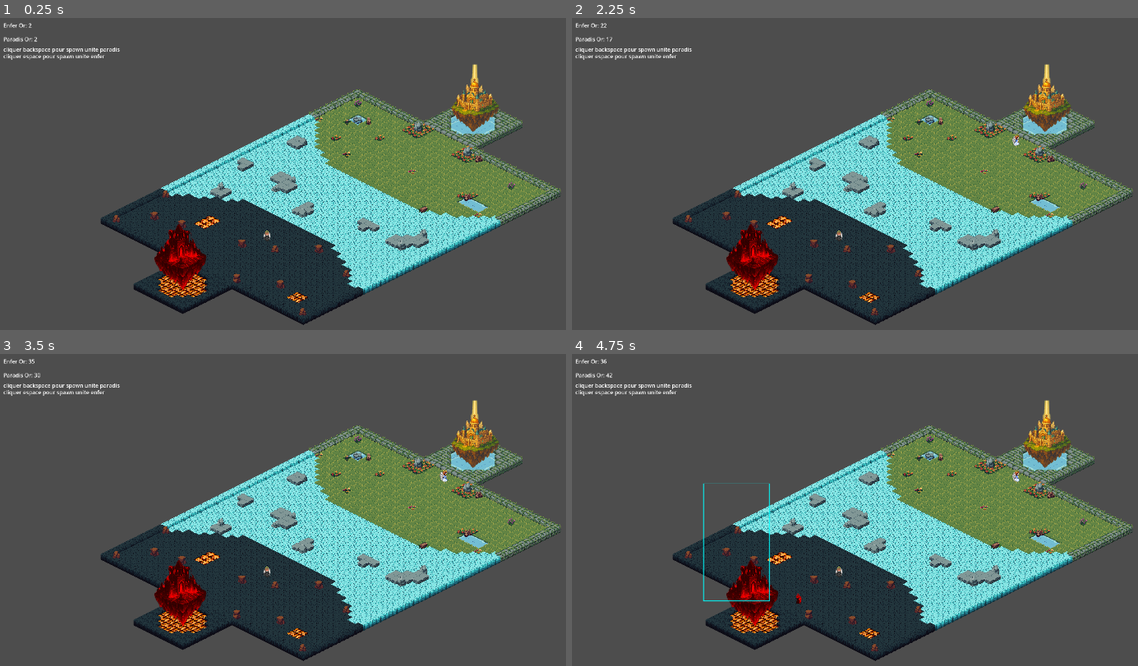
Above: before the commit, frames 1-4 (two rows, left to right).
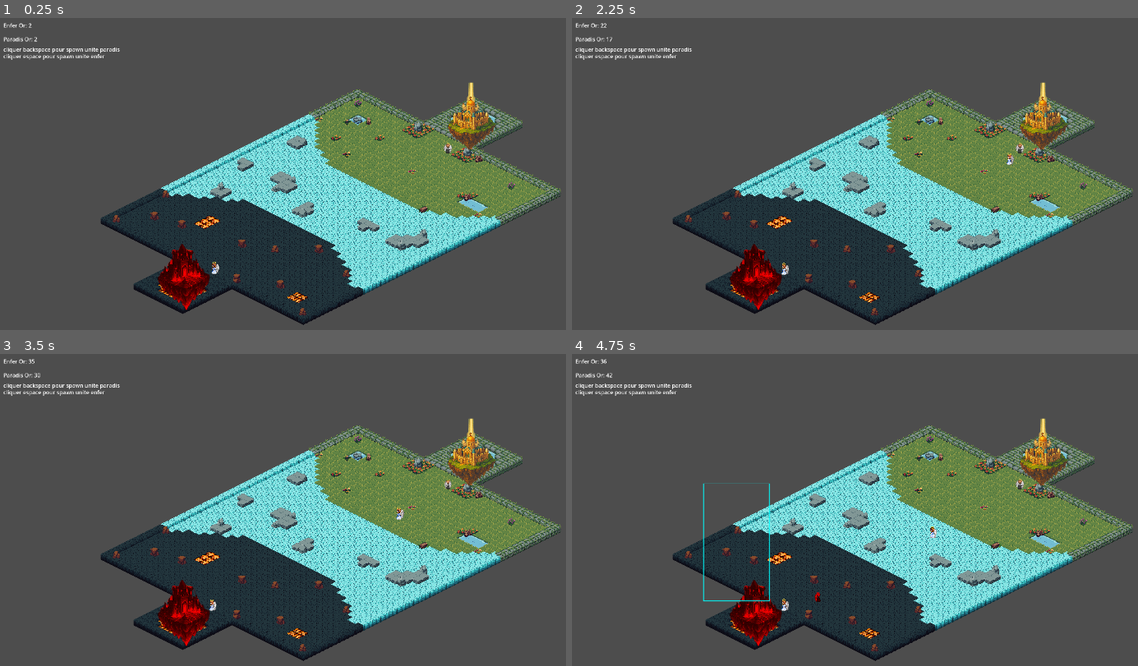
Above: after the commit, the same moments.

Repository: CorbeauBaptiste/Skyrage
Game: Godot game, scene res://world.tscn
The game is run twice, just before and just after one commit, with the same random seed, the same clock (stepped at 60 frames per second) and the same inputs.
Inputs (mouse positions are in pixels of both pictures, inside the frame that each line leads up to):
- Up to frame 1 (0.25 s): no input
- Up to frame 2 (2.25 s): tap Enter at 0.5 s; move the mouse to (1047, 183) at 0.52 s; right-click (1047, 183) at 0.6 s; click (1047, 183) at 0.67 s; tap Space at 0.77 s; drag from (770, 220) to (1041, 86) at 1.27 s; move the mouse to (968, 120) at 2.02 s; tap Backspace at 2.1 s; click (968, 120) at 2.17 s
- Up to frame 3 (3.5 s): right-click (396, 456) at 2.3 s; drag from (294, 612) to (447, 475) at 2.77 s
- Up to frame 4 (4.75 s): move the mouse to (1098, 594) at 3.52 s; right-click (1098, 594) at 3.6 s; click (1098, 594) at 3.67 s; tap Space at 3.77 s; drag from (702, 481) to (770, 600) at 4.27 s

The runs differ from the first frame. In frame 1, 2.8% of the frame differs, in the area x 27-89%, y 14-94%; in frame 2, 2.8%; in frame 3, 2.8%; in frame 4, 2.9%.

Commit message:
attaque base
attaque sur les bases

Diff:
--- a/base/scritps/Base.gd
+++ b/base/scritps/Base.gd
@@ -96,3 +96,15 @@
 
 func get_side() -> bool:
 	return team == "enfer"
+
+func get_health():
+	return current_health
+
+func set_health(value):
+	current_health = value
+
+	if current_health <= 0:
+		if team == "enfer":
+			get_tree().change_scene_to_file("res://heaven_wins.tscn")
+		if team == "paradis":
+			get_tree().change_scene_to_file("res://hell_wins.tscn")
--- a/heaven_wins.tscn
+++ b/heaven_wins.tscn
@@ -1,8 +1,4 @@
-[gd_scene load_steps=8 format=3 uid="uid://cyk5cu86jnda"]
-
-[ext_resource type="Texture2D" uid="uid://cmlkbpqhiyy2" path="res://assets/heaven/paradis.png" id="1_pw4if"]
-[ext_resource type="Texture2D" uid="uid://dm6g8pwbhqq5e" path="res://assets/hell/coupe.png" id="2_o5360"]
-[ext_resource type="Texture2D" uid="uid://dhkfduhi5scna" path="res://assets/heaven/bouton.png" id="3_uly41"]
+[gd_scene load_steps=5 format=3 uid="uid://cyk5cu86jnda"]
 
 [sub_resource type="LabelSettings" id="LabelSettings_pw4if"]
 font_size = 300
@@ -10,13 +6,10 @@
 shadow_size = 38
 
 [sub_resource type="StyleBoxTexture" id="StyleBoxTexture_o5360"]
-texture = ExtResource("3_uly41")
 
 [sub_resource type="StyleBoxTexture" id="StyleBoxTexture_uly41"]
-texture = ExtResource("3_uly41")
 
 [sub_resource type="StyleBoxTexture" id="StyleBoxTexture_rl33w"]
-texture = ExtResource("3_uly41")
 
 [node name="Control" type="Control"]
 layout_mode = 3
@@ -39,7 +32,6 @@
 offset_bottom = 248.0
 grow_horizontal = 2
 grow_vertical = 2
-texture = ExtResource("1_pw4if")
 metadata/_edit_use_anchors_ = true
 
 [node name="Label" type="Label" parent="."]
@@ -62,7 +54,6 @@
 [node name="Coupe2" type="Sprite2D" parent="."]
 position = Vector2(-1074, -1092)
 scale = Vector2(2.58946, 2.8115)
-texture = ExtResource("2_o5360")
 centered = false
 offset = Vector2(768.772, 466.221)
 
--- a/hell_wins.tscn
+++ b/hell_wins.tscn
@@ -1,8 +1,4 @@
-[gd_scene load_steps=8 format=3 uid="uid://nsloahqnlbgc"]
-
-[ext_resource type="Texture2D" uid="uid://cmlkbpqhiyy2" path="res://assets/heaven/paradis.png" id="1_a13er"]
-[ext_resource type="Texture2D" uid="uid://dm6g8pwbhqq5e" path="res://assets/hell/coupe.png" id="2_plg05"]
-[ext_resource type="Texture2D" uid="uid://dhkfduhi5scna" path="res://assets/heaven/bouton.png" id="3_07ld0"]
+[gd_scene load_steps=5 format=3 uid="uid://nsloahqnlbgc"]
 
 [sub_resource type="LabelSettings" id="LabelSettings_pw4if"]
 font_size = 300
@@ -10,13 +6,10 @@
 shadow_size = 38
 
 [sub_resource type="StyleBoxTexture" id="StyleBoxTexture_o5360"]
-texture = ExtResource("3_07ld0")
 
 [sub_resource type="StyleBoxTexture" id="StyleBoxTexture_uly41"]
-texture = ExtResource("3_07ld0")
 
 [sub_resource type="StyleBoxTexture" id="StyleBoxTexture_rl33w"]
-texture = ExtResource("3_07ld0")
 
 [node name="Control" type="Control"]
 layout_mode = 3
@@ -39,7 +32,6 @@
 offset_bottom = 248.0
 grow_horizontal = 2
 grow_vertical = 2
-texture = ExtResource("1_a13er")
 metadata/_edit_use_anchors_ = true
 
 [node name="Label" type="Label" parent="."]
@@ -56,13 +48,12 @@
 grow_horizontal = 2
 grow_vertical = 2
 theme_override_font_sizes/font_size = 100
-text = "Heaven wins"
+text = "Hell wins"
 label_settings = SubResource("LabelSettings_pw4if")
 
 [node name="Coupe2" type="Sprite2D" parent="."]
 position = Vector2(-1074, -1092)
 scale = Vector2(2.58946, 2.8115)
-texture = ExtResource("2_plg05")
 centered = false
 offset = Vector2(768.772, 466.221)
 
--- a/projectile.gd
+++ b/projectile.gd
@@ -33,15 +33,12 @@
 
 func _on_body_entered(body: Node2D) -> void:
 	print("Projectile touché : ", body.get_class(), " (nom: ", body.name if body else "null", ")")
-	if body is Unit:
-		if body.has_method("get_side"):
-			if targets_enfer and body.get_side() == true:
-				body.set_health(body.get_health() - damage)
-				queue_free()
-				print("Dmg infligé à unité")
-			elif not targets_enfer and not body.get_side():
-				body.set_health(body.get_health() - damage)
-				queue_free()
-				print("Dmg infligé à unité")
-	else:
-		print("Projectile ignore non-Unit : ", body.get_class())
+	if body.has_method("get_side"):
+		if targets_enfer and body.get_side() == true:
+			body.set_health(body.get_health() - damage)
+			queue_free()
+			print("Dmg infligé à unité")
+		elif not targets_enfer and not body.get_side():
+			body.set_health(body.get_health() - damage)
+			queue_free()
+			print("Dmg infligé à unité")
--- a/unit/unit.gd
+++ b/unit/unit.gd
@@ -75,7 +75,7 @@
 		if ennemies.size() > 0:
 			var valid_enemies = []
 			for ennemy in ennemies:
-				if ennemy is Unit and ennemy.has_method("get_side") and ennemy.get_side() != self.get_side() and ennemy != self:
+				if ennemy.has_method("get_side") and ennemy.get_side() != self.get_side() and ennemy != self:
 					valid_enemies.append(ennemy)
 			if valid_enemies.size() > 0:
 				if $Timer.is_stopped():
--- a/world.tscn
+++ b/world.tscn
@@ -1,13 +1,14 @@
-[gd_scene load_steps=21 format=4 uid="uid://ce10vc07drsvy"]
+[gd_scene load_steps=22 format=4 uid="uid://ce10vc07drsvy"]
 
 [ext_resource type="Script" uid="uid://c2mnuwq4bhrjw" path="res://world/world.gd" id="1_aqk2v"]
 [ext_resource type="PackedScene" uid="uid://bl7go3g78ckpo" path="res://unit/unit_enfer/ange_dechu/ange_dechu.tscn" id="3_tlwt5"]
 [ext_resource type="Texture2D" uid="uid://dn72l6havsj05" path="res://base/assets/map_sprite/spritesheet.png" id="4_pkg7o"]
-[ext_resource type="Texture2D" uid="uid://m4vl5vbu0vwm" path="res://base/BaseEnfer.png" id="5_dwbse"]
-[ext_resource type="Script" uid="uid://bdnrhxa45axyp" path="res://base/scritps/BaseEnfer.gd" id="5_gbfbk"]
+[ext_resource type="Texture2D" uid="uid://besogdf318kqd" path="res://base/BaseEnfer.png" id="5_dwbse"]
+[ext_resource type="Script" uid="uid://b2id4pbl8tsi" path="res://base/scritps/BaseEnfer.gd" id="5_gbfbk"]
 [ext_resource type="Texture2D" uid="uid://kpqj2xxml7ge" path="res://base/assets/map_sprite/iso_tile_export.png" id="6_ioo17"]
-[ext_resource type="Texture2D" uid="uid://d3nxnu1ywayrc" path="res://base/BaseParadis.png" id="6_pkg7o"]
-[ext_resource type="Script" uid="uid://bhpxx8e3ub6vm" path="res://base/scritps/BaseParadis.gd" id="7_ioo17"]
+[ext_resource type="Texture2D" uid="uid://cuwhik4txhmxc" path="res://base/BaseParadis.png" id="6_pkg7o"]
+[ext_resource type="Script" uid="uid://c6t7qk7qvj1y2" path="res://base/scritps/BaseParadis.gd" id="7_ioo17"]
+[ext_resource type="PackedScene" uid="uid://87hem040vnrn" path="res://unit/unit_paradis/ange/ange.tscn" id="8_gbfbk"]
 
 [sub_resource type="TileSetAtlasSource" id="TileSetAtlasSource_fj7yv"]
 texture = ExtResource("6_ioo17")
@@ -1905,8 +1906,8 @@
 sources/1 = SubResource("TileSetAtlasSource_dwbse")
 
 [sub_resource type="CapsuleShape2D" id="CapsuleShape2D_gbfbk"]
-radius = 128.0
-height = 256.0
+radius = 73.0
+height = 190.0
 
 [sub_resource type="CircleShape2D" id="CircleShape2D_dwbse"]
 radius = 258.008
@@ -1935,53 +1936,68 @@
 tile_map_data = PackedByteArray("AAAlAPP/AAADAAQAAAAYAO7/AAAIAAQAAAAWAPD/AAAJAAMAAAAUAOz/AAAAAAQAAAAcAPb/AAACAAQAAAAeAO …(1280 unchanged characters)…
 tile_set = SubResource("TileSet_036b0")
 
-[node name="AngeDechu" parent="." instance=ExtResource("3_tlwt5")]
-position = Vector2(780, 636)
-
 [node name="BaseEnfer" type="StaticBody2D" parent="."]
+position = Vector2(536, 770)
+collision_layer = 2
+collision_mask = 3
 script = ExtResource("5_gbfbk")
+max_health = 2
 
 [node name="Sprite2D" type="Sprite2D" parent="BaseEnfer"]
-position = Vector2(527, 699)
+position = Vector2(1, -13)
 scale = Vector2(-0.32, 0.32)
 texture = ExtResource("5_dwbse")
 
 [node name="CollisionShape2D" type="CollisionShape2D" parent="BaseEnfer"]
-position = Vector2(527, 691)
+position = Vector2(1, -21)
 shape = SubResource("CapsuleShape2D_gbfbk")
 debug_color = Color(0.881805, 0.27956, 0.488752, 0.419608)
 
 [node name="DetectionArea" type="Area2D" parent="BaseEnfer"]
+position = Vector2(-3, -15)
+collision_layer = 2
+collision_mask = 3
 
 [node name="CollisionShape2D" type="CollisionShape2D" parent="BaseEnfer/DetectionArea"]
-position = Vector2(575, 722)
+position = Vector2(9, 10)
 shape = SubResource("CircleShape2D_dwbse")
 debug_color = Color(0.742686, 0.444487, 0.396684, 0.419608)
 
 [node name="SpawnPointEnfer" type="Marker2D" parent="BaseEnfer"]
-position = Vector2(625, 708)
+position = Vector2(99, -4)
 
 [node name="BaseParadis" type="StaticBody2D" parent="."]
-position = Vector2(20, 128)
+position = Vector2(1381, 299)
+collision_layer = 2
+collision_mask = 3
 script = ExtResource("7_ioo17")
+max_health = 2
 
 [node name="Sprite2D" type="Sprite2D" parent="BaseParadis"]
-position = Vector2(1369, 106)
+position = Vector2(-2.99988, -11.6)
 scale = Vector2(-0.2, 0.2)
 texture = ExtResource("6_pkg7o")
 
 [node name="CollisionShape2D" type="CollisionShape2D" parent="BaseParadis"]
-position = Vector2(1368, 103)
+position = Vector2(-3.99988, -14.6)
 scale = Vector2(5, 5)
 shape = SubResource("CapsuleShape2D_ioo17")
 debug_color = Color(0.977542, 0, 0.406995, 0.419608)
 
 [node name="DetectionArea" type="Area2D" parent="BaseParadis"]
-position = Vector2(1236, 17)
+position = Vector2(-136, -100.6)
+collision_layer = 2
+collision_mask = 3
 
 [node name="CollisionShape2D" type="CollisionShape2D" parent="BaseParadis/DetectionArea"]
 position = Vector2(124, 58)
 shape = SubResource("CircleShape2D_gbfbk")
 
 [node name="SpawnPointParadis" type="Marker2D" parent="BaseParadis"]
-position = Vector2(1281, 223)
+position = Vector2(-91, 105.4)
+
+[node name="Ange" parent="." instance=ExtResource("8_gbfbk")]
+position = Vector2(647, 719)
+
+[node name="AngeDechu" parent="." instance=ExtResource("3_tlwt5")]
+position = Vector2(1318, 370)
